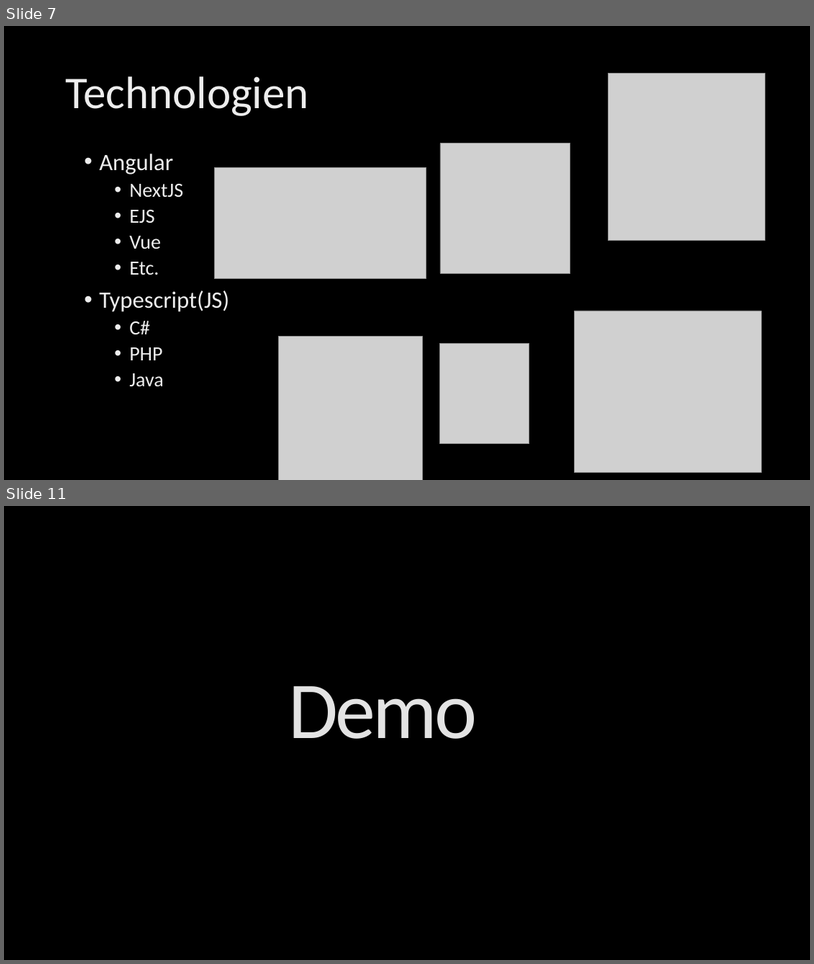
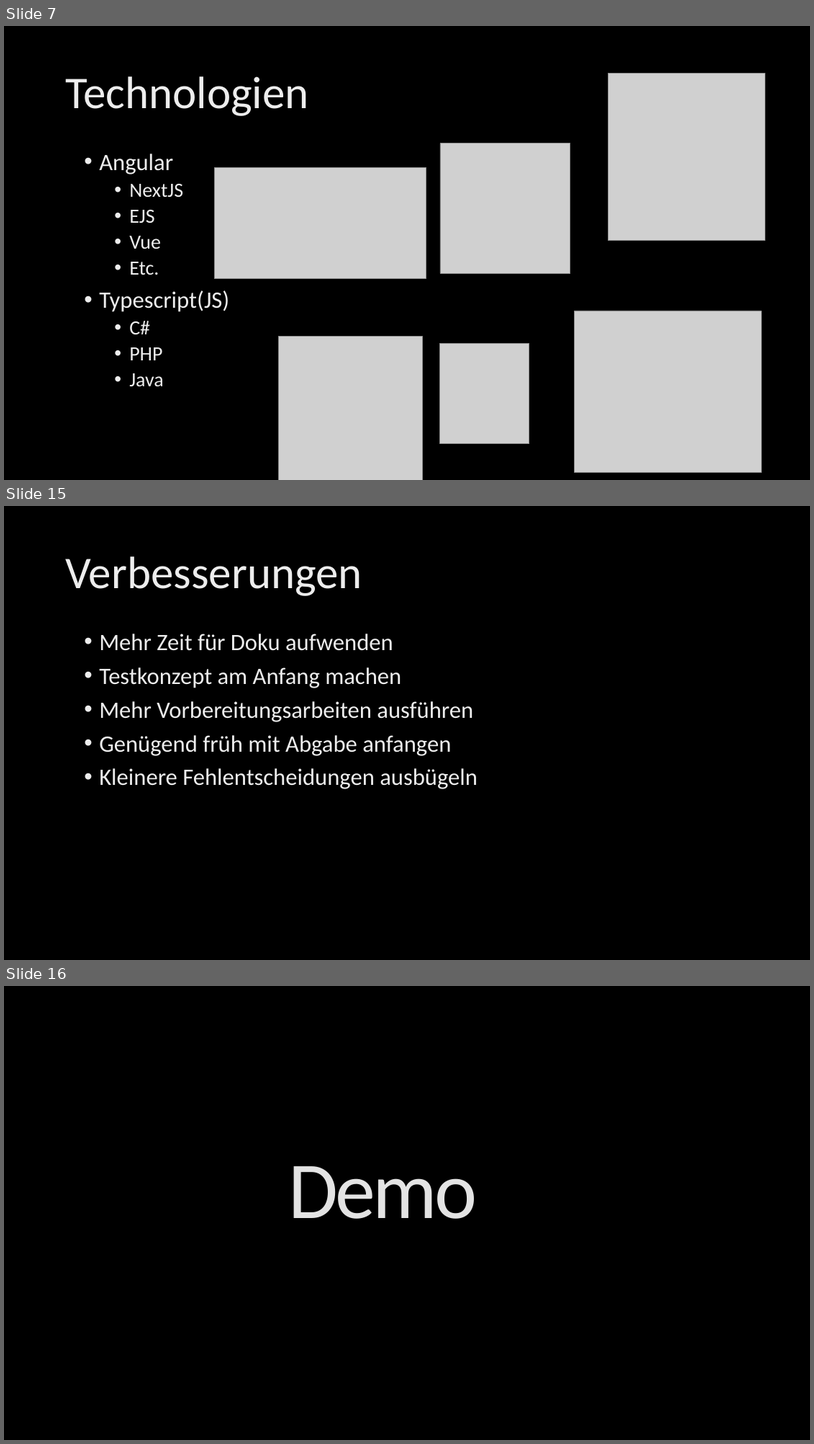
Before and after one commit to seiemens/to-do-prosche, a slide deck: Documentation/M223_Presentation.pptx. Shown one above the other, each under a label of ours: slides 7 and 11 before the commit, slides 7, 15 and 16 after it; the slides between them are not shown. The pictures are 814x964 and 814x1444 pixels, drawn with LibreOffice and Linux fonts; fonts in the diff are those of the drawing; grey boxes stand for pictures; background and template pictures are left out. Boxes give left, top, right and bottom in pixels: in the first picture for what was removed or moved away, otherwise in the second. Text is boxed around its words. In the diff, an @@ line names an element or a change of style, - is before the commit and + after.

```diff
--- a/Documentation/M223_Presentation.pptx
+++ b/Documentation/M223_Presentation.pptx
@@ slide 15 added at (x1=4, y1=506, x2=810, y2=960), background picture (left out) @@
@@ title added at (x1=65, y1=556, x2=362, y2=596), 54 pt, text gradient #BFBFBF to #EDEDED to #FFFFFF @@
+Verbesserungen
@@ text added at (x1=99, y1=633, x2=478, y2=789), 28 pt, text gradient #BFBFBF to #EDEDED to #FFFFFF @@
+• Mehr Zeit für Doku aufwenden
+• Testkonzept am Anfang machen
+• Mehr Vorbereitungsarbeiten ausführen
+• Genügend früh mit Abgabe anfangen
+• Kleinere Fehlentscheidungen ausbügeln
@@ what was slide 11 is now slide 16 @@
```
Also in this commit, not shown: 1 slide changed, 6 other slides added, 2 slides removed.
